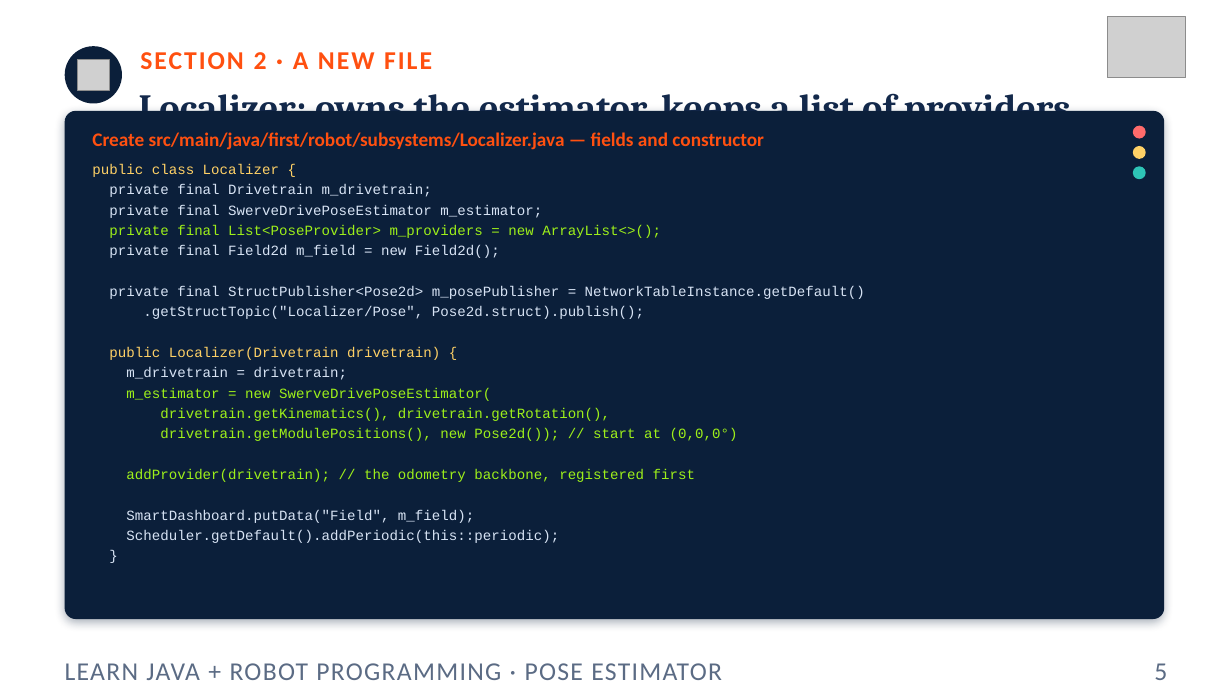
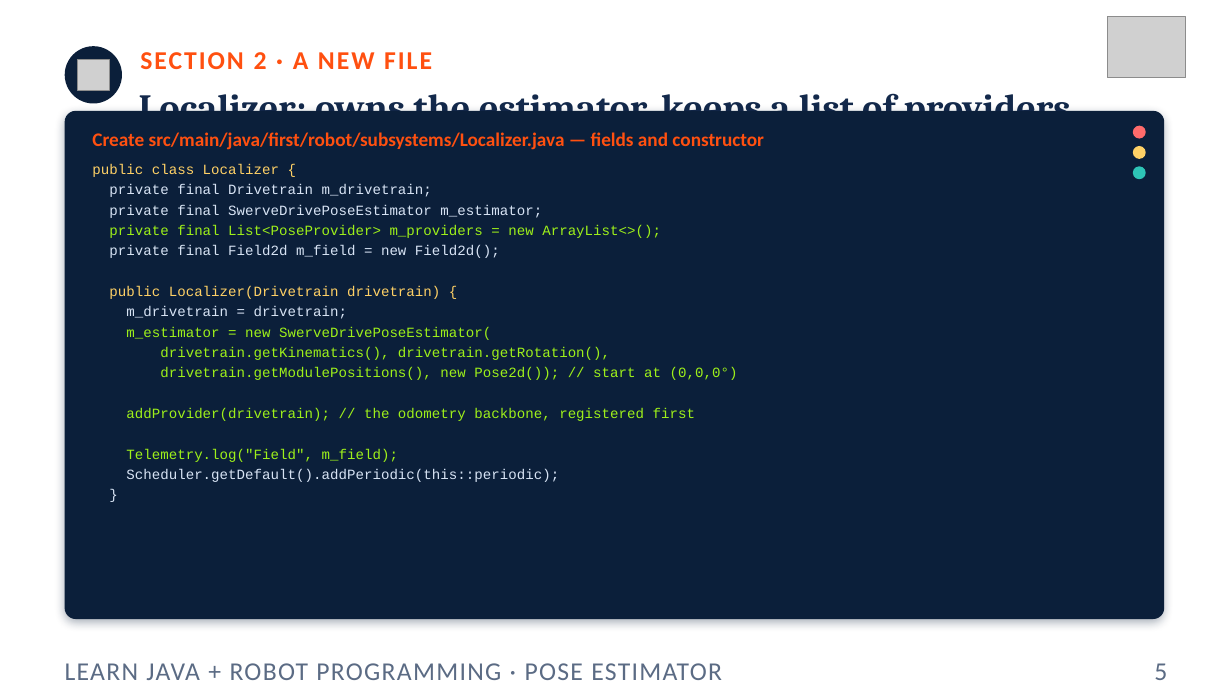
Before and after one commit to FRC5010/BasicRobotLessons, a slide deck: slide 5 of docs/presentations/v3/14-pose-estimator.pptx. Drawn at 1232x693 pixels with LibreOffice and Linux fonts; fonts in the diff are those of the drawing; grey boxes stand for pictures. Boxes give left, top, right and bottom in pixels: in the first picture for what was removed or moved away, otherwise in the second. Text is boxed around its words. In the diff, an @@ line names an element or a change of style, - is before the commit and + after.

```diff
--- a/docs/presentations/v3/14-pose-estimator.pptx
+++ b/docs/presentations/v3/14-pose-estimator.pptx
@@ text at (x1=109, y1=286, x2=865, y2=319): paragraphs removed @@
-private final StructPublisher<Pose2d> m_posePublisher = NetworkTableInstance.getDefault()
-.getStructTopic("Localizer/Pose", Pose2d.struct).publish();
@@ text at (x1=126, y1=449, x2=398, y2=462): text changed; text colour #D7E3F4 to #9EF01A @@
-SmartDashboard.putData("Field", m_field);
+Telemetry.log("Field", m_field);
```
Also in this commit, not shown: 4 other slides changed, 23 other files.
